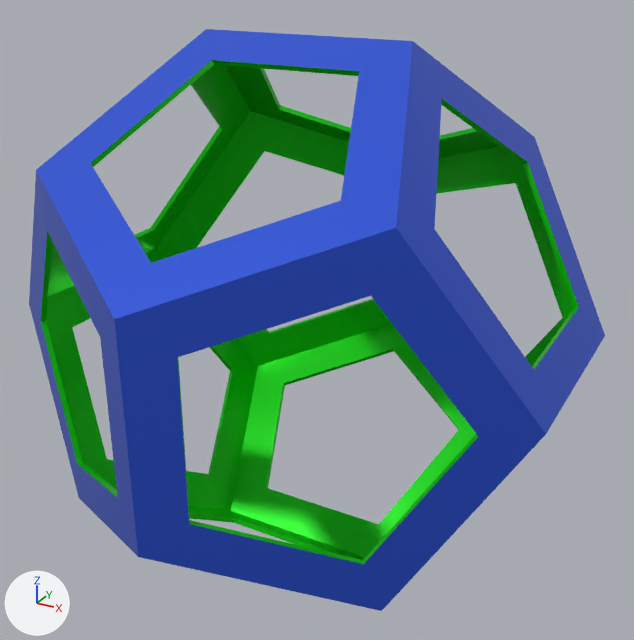
Two versions of the glTF model escher1/vr/glb/DodecahedronS1.glb, one commit apart.
Before and after are seen from a 50 mm camera at (1.94, -3.41, 1.71) aimed at (0.05, 0.03, 0.0). Arrows for +X, +Y and +Z are at lower left; the lights stay in place. The first picture is the older version.

The older version as bpy lines, for what is in view:
```python
mat_color_g06_001 = principled_material('Color G06.001')
mat_color_g06_001.base_color = (0.0, 0.612, 0.0)  # green #00cd00
mat_color_g06_001.metallic = 0.5
mat_color_g06_001.roughness = 0.3
mat_material_003 = principled_material('Material.003')
mat_material_003.base_color = (0.0353, 0.112, 0.8)  # blue #355ee7
mat_material_003.metallic = 0.5
mat_material_003.roughness = 0.3
me_mesh_0_009 = bpy.data.meshes.new('Mesh_0.009')
me_mesh_0_009.from_pydata(...)  # 160 vertices, 360 faces; spans x -1.32..1.32, y -1.32..1.32, z -1.32..1.32
# faces by material slot: [240, 120]
me_mesh_0_009.materials.append(mat_color_g06_001)  # green #00cd00
me_mesh_0_009.materials.append(mat_material_003)  # blue #355ee7
ob_root = bpy.data.objects.new('root', me_mesh_0_009)
ob_root.location = (0.0, 0.0, 0.0)
```
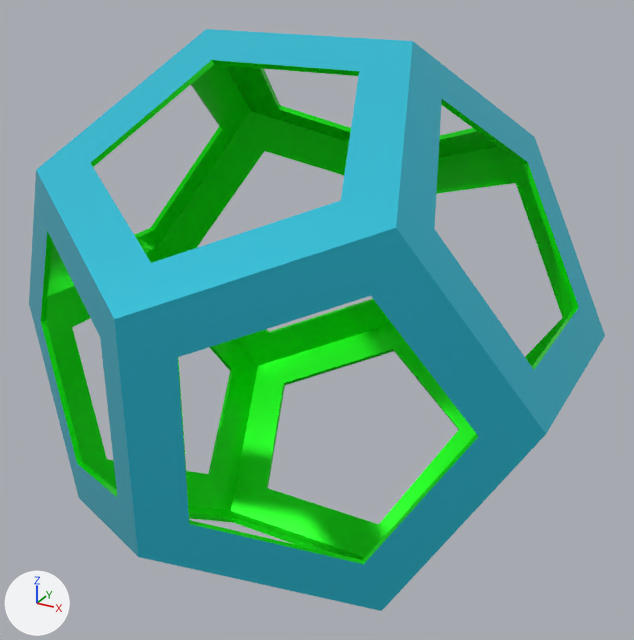
Scene script edits in JSON lines:
```json
{"op": "set", "path": "mat_color_g06_001.base_color", "old": "(0.0, 0.612, 0.0)", "new": "(0.0, 0.912, 0.0)", "note": "green #00cd00 -> green #00f500"}
{"op": "set", "path": "mat_material_003.base_color", "old": "(0.0353, 0.112, 0.8)", "new": "(0.0353, 0.612, 0.8)", "note": "blue #355ee7 -> cyan #35cde7"}
```

Pixel boxes (x1, y1, x2, y2) of what changed, in the pictures (634 x 640 px):
```json
{"object": "root", "change": "recoloured", "before": [29, 29, 605, 611], "after": [29, 29, 605, 611]}
```
